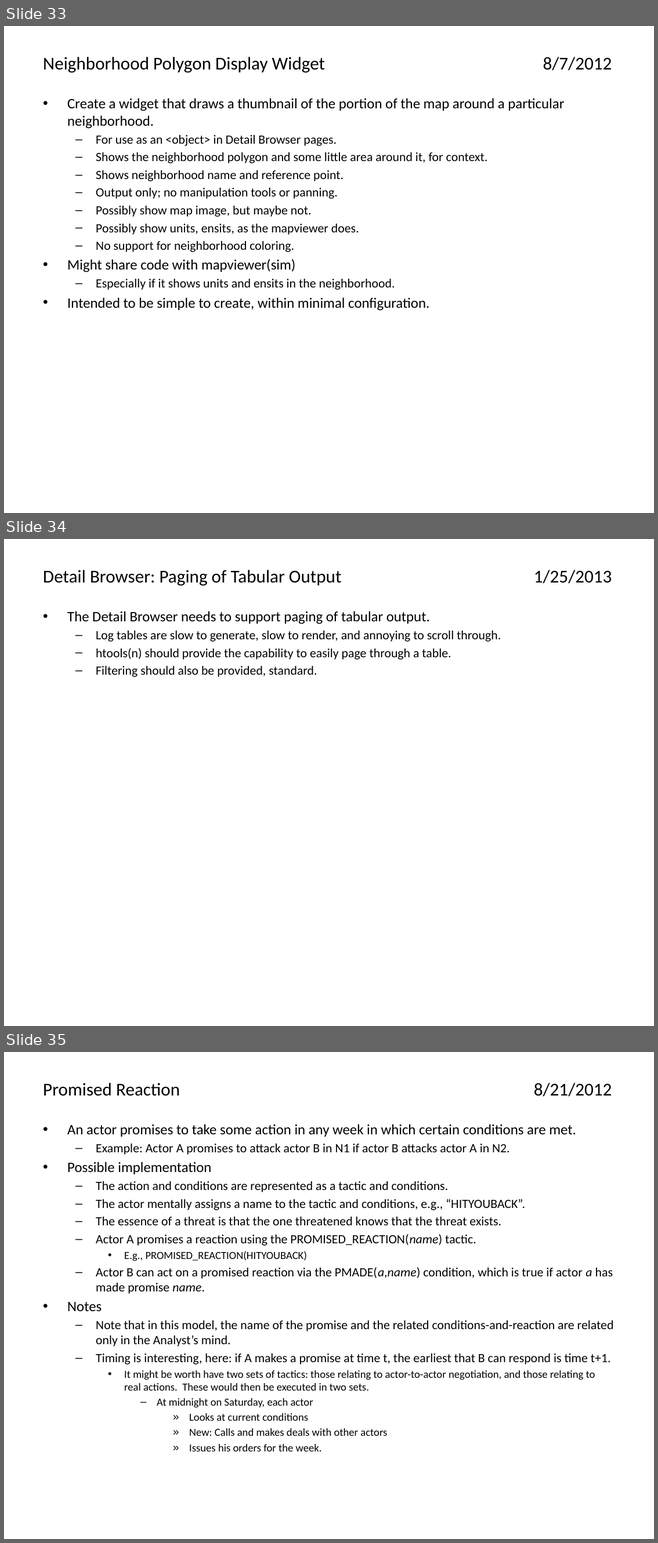
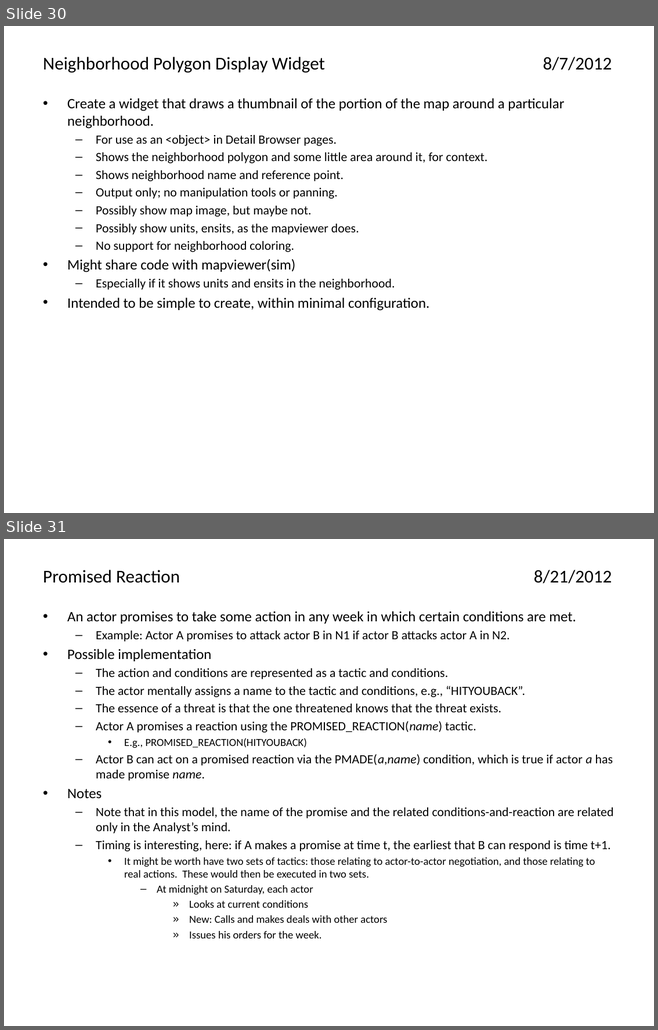
Before and after one commit to AthenaModel/athena-legacy, a slide deck: docs/dev/ideas.pptx. Shown one above the other, each under a label of ours: slides 33, 34 and 35 before the commit, slides 30 and 31 after it. The pictures are 658x1543 and 658x1030 pixels, drawn with LibreOffice and Linux fonts; fonts in the diff are those of the drawing. Boxes give left, top, right and bottom in pixels: in the first picture for what was removed or moved away, otherwise in the second. Text is boxed around its words. In the diff, an @@ line names an element or a change of style, - is before the commit and + after.

```diff
--- a/docs/dev/ideas.pptx
+++ b/docs/dev/ideas.pptx
@@ slide 34 removed at <box>4,539,654,1026</box>, background #FFFFFF @@
@@ title removed at <box>43,570,611,586</box> @@
-Detail Browser: Paging of Tabular Output 1/25/2013
@@ text removed at <box>67,611,500,677</box> @@
-• The Detail Browser needs to support paging of tabular output.
-  – Log tables are slow to generate, slow to render, and annoying to scroll through.
-  – htools(n) should provide the capability to easily page through a table.
-  – Filtering should also be provided, standard.
@@ what was slide 33 is now slide 30 @@
@@ what was slide 35 is now slide 31 @@
```
Also in this commit, not shown: 1 slide changed, 4 other slides removed.
